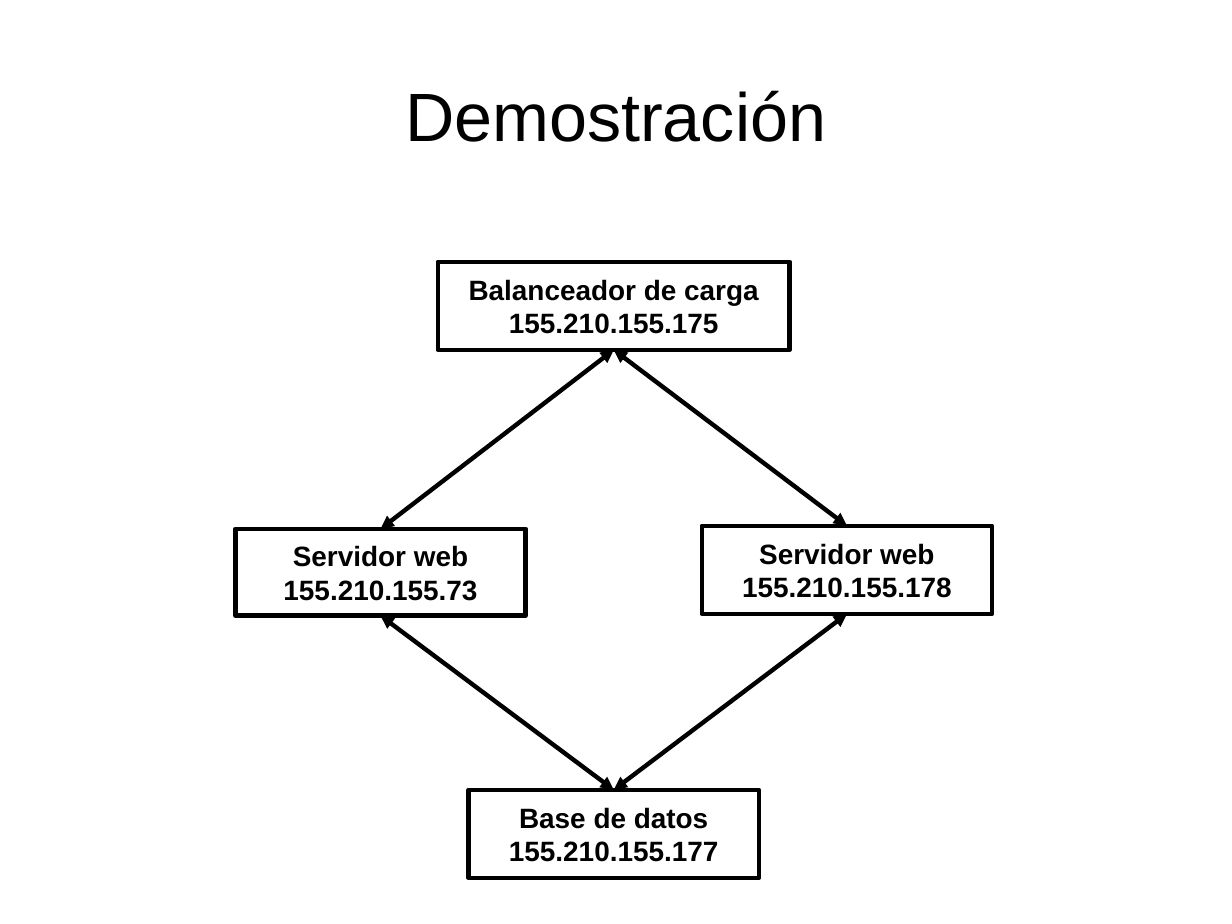
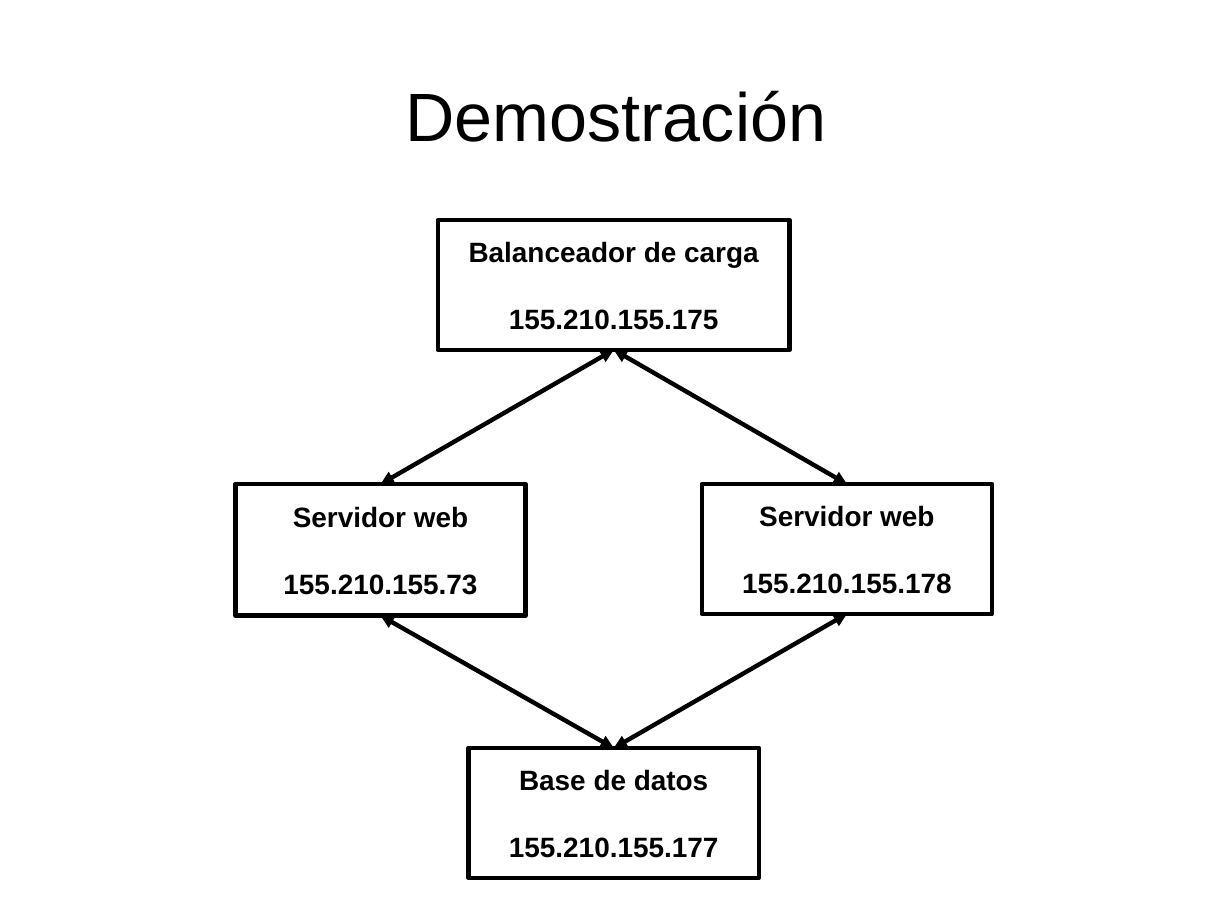
Before and after one commit to dcere/pfc, a slide deck: slide 19 of adm/presentacion/presentacion.odp. Drawn at 1232x924 pixels with LibreOffice and Linux fonts; fonts in the diff are those of the drawing. Boxes give left, top, right and bottom in pixels: in the first picture for what was removed or moved away, otherwise in the second. Text is boxed around its words. In the diff, an @@ line names an element or a change of style, - is before the commit and + after.

```diff
--- a/adm/presentacion/presentacion.odp
+++ b/adm/presentacion/presentacion.odp
@@ rectangle "Balanceador de carga": place and size @@
-rectangle "Balanceador de carga" at box(438, 262, 790, 350)
+rectangle "Balanceador de carga" at box(438, 220, 790, 350)
@@ double arrow moved from (381, 529) - (614, 350) to (381, 484) - (614, 350) @@
@@ double arrow moved from (614, 350) - (847, 527) to (614, 350) - (847, 484) @@
@@ rectangle "Servidor web": place and size @@
-rectangle "Servidor web" at box(236, 529, 527, 616)
+rectangle "Servidor web" at box(236, 484, 527, 616)
@@ rectangle "Servidor web": place and size @@
-rectangle "Servidor web" at box(702, 525, 993, 614)
+rectangle "Servidor web" at box(702, 484, 993, 614)
@@ double arrow moved from (614, 790) - (381, 616) to (614, 748) - (381, 616) @@
@@ double arrow moved from (614, 790) - (847, 614) to (614, 748) - (847, 614) @@
@@ rectangle "Base de datos": place and size @@
-rectangle "Base de datos" at box(468, 790, 759, 879)
+rectangle "Base de datos" at box(468, 748, 759, 878)
```
Also in this commit, not shown: 3 other slides changed, 3 slides added, 1 other file.
